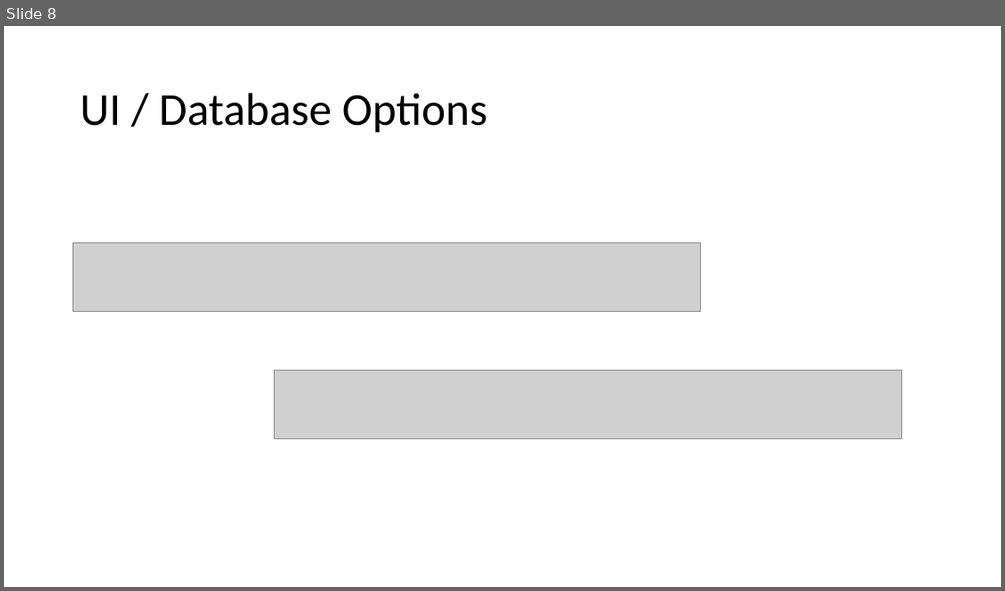
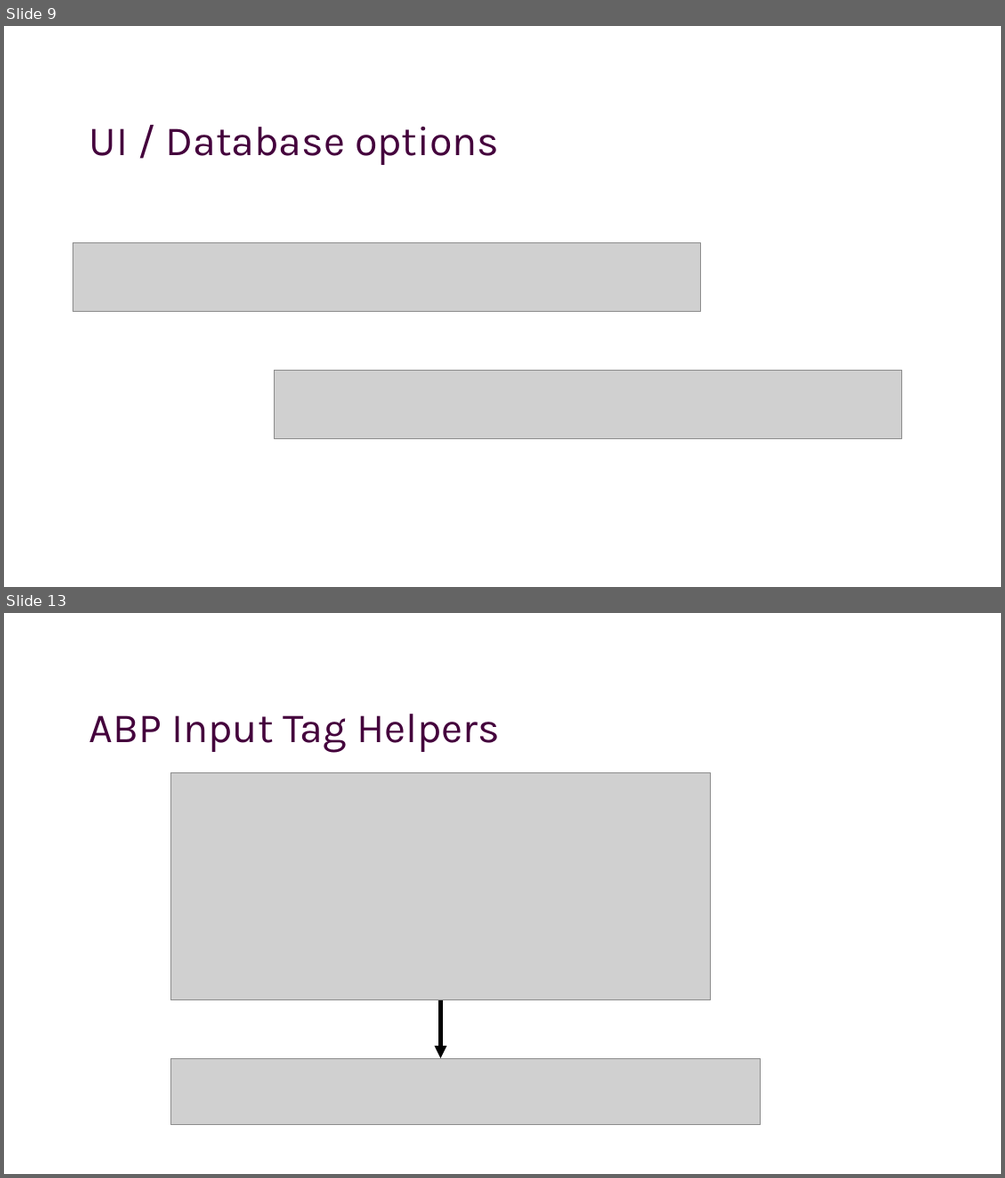
Before and after one commit to hikalkan/presentations, a slide deck: 2022-09-22 Dotnet Community Standup/ABP-Framework.pptx. Shown one above the other, each under a label of ours: slide 8 before the commit, slides 9 and 13 after it; the slides between them are not shown. The pictures are 1005x591 and 1005x1178 pixels, drawn with LibreOffice and Linux fonts; fonts in the diff are those of the drawing; grey boxes stand for pictures; background and template pictures are left out. Boxes give left, top, right and bottom in pixels: in the first picture for what was removed or moved away, otherwise in the second. Text is boxed around its words. In the diff, an @@ line names an element or a change of style, - is before the commit and + after.

```diff
--- a/2022-09-22 Dotnet Community Standup/ABP-Framework.pptx
+++ b/2022-09-22 Dotnet Community Standup/ABP-Framework.pptx
@@ slide 13 added at box(4, 613, 1001, 1174), background picture (left out) @@
@@ title added at box(89, 714, 500, 752), 40 pt, text #44013C @@
+ABP Input Tag Helpers
@@ picture added at box(170, 773, 711, 1000) @@
@@ arrow added from (441, 999) to (441, 1058), #000000 4 pt @@
@@ picture added at box(170, 1058, 760, 1124) @@
@@ what was slide 8 is now slide 9 @@
@@ slide 9 changed as well @@
@@ title at box(89, 127, 499, 165): text changed; size 44 to 40 pt; font Calibri to Karla; text colour #000000 to #44013C @@
-UI / Database Options
+UI / Database options
```
Also in this commit, not shown: 6 other slides changed, 18 other slides added, 1 slide removed, 2 other files.
